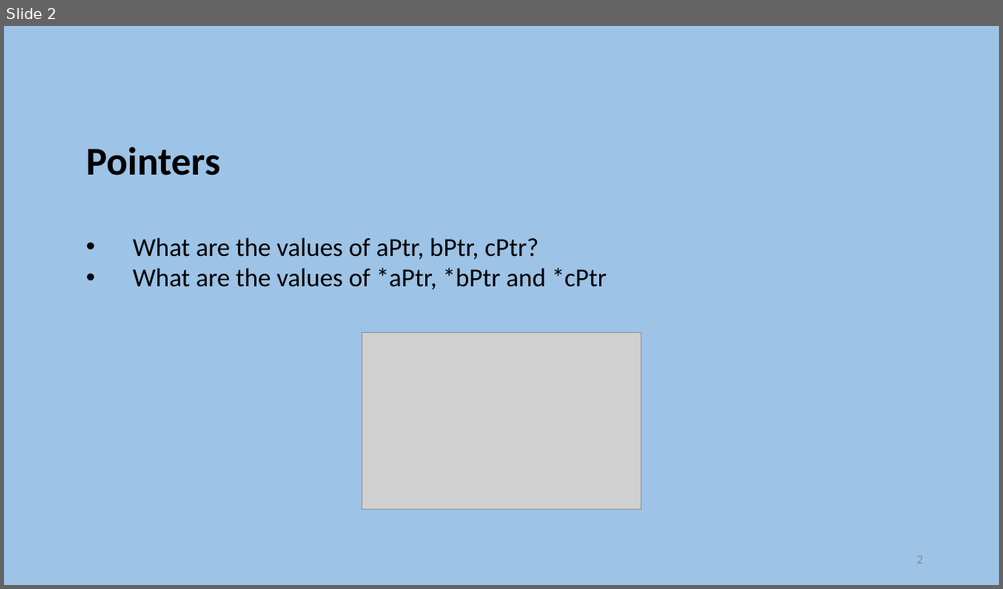
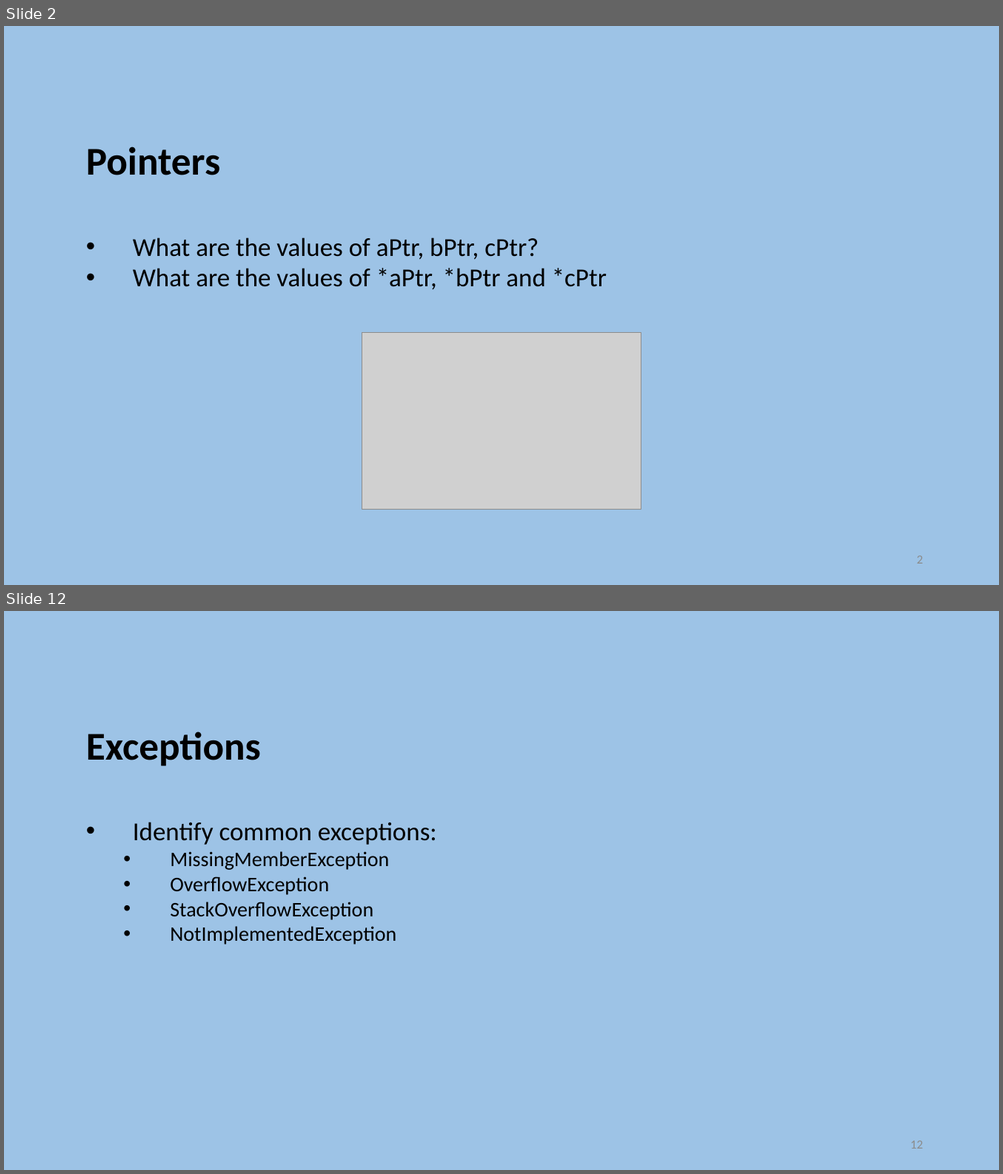
Before and after one commit to szetko/course-materials, a slide deck: Programming 4/Exam Preparation/Exam Preparation.pptx. Shown one above the other, each under a label of ours: slide 2 before the commit, slides 2 and 12 after it; the slides between them are not shown. The pictures are 1003x589 and 1003x1174 pixels, drawn with LibreOffice and Linux fonts; fonts in the diff are those of the drawing; grey boxes stand for pictures. Boxes give left, top, right and bottom in pixels: in the first picture for what was removed or moved away, otherwise in the second. Text is boxed around its words. In the diff, an @@ line names an element or a change of style, - is before the commit and + after.

```diff
--- a/Programming 4/Exam Preparation/Exam Preparation.pptx
+++ b/Programming 4/Exam Preparation/Exam Preparation.pptx
@@ slide 12 added at [4, 611, 999, 1170], background #9DC3E6 @@
@@ text added at [86, 732, 437, 945], 20 pt, text #000000 @@
+Exceptions
+    • Identify common exceptions:
+      • MissingMemberException
+      • OverflowException
+      • StackOverflowException
+      • NotImplementedException
@@ page number added at [910, 1141, 922, 1149], 12 pt, text #8C8C8C @@
+12
```
Also in this commit, not shown: 2 slides changed, 8 other slides added, 8 slides removed, 2 other files.
